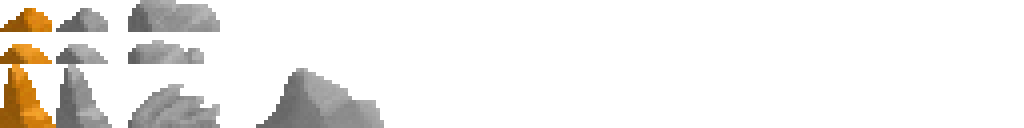
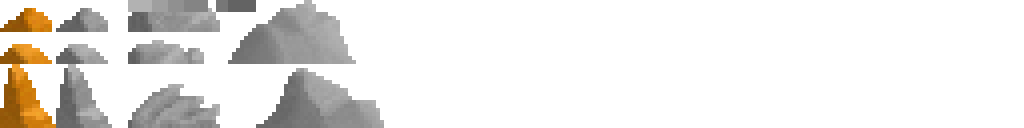
Comparing the layer stacks of the two (1024, 128) images. Changes:
showed group "Palettes" (2 layers) over [128, 0, 256, 64]
painted on "paletteGray" over [216, 0, 236, 64]
added group "RockGrayLarge2" with 2 layers in group "ColorlessRocks" over [228, 0, 356, 64]
added layer "noiaw" in group "RockGrayLarge2" over [228, 0, 356, 64]
